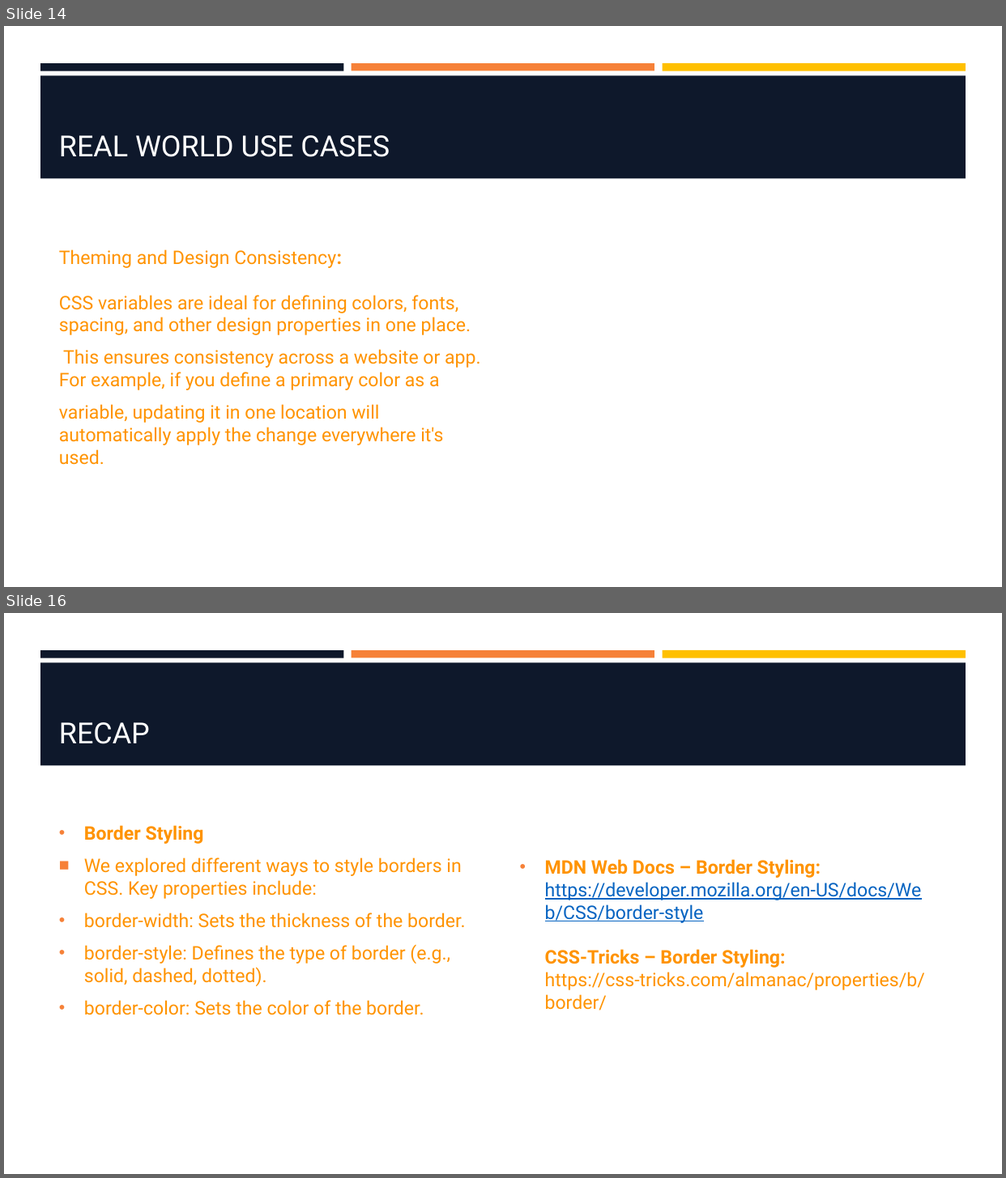
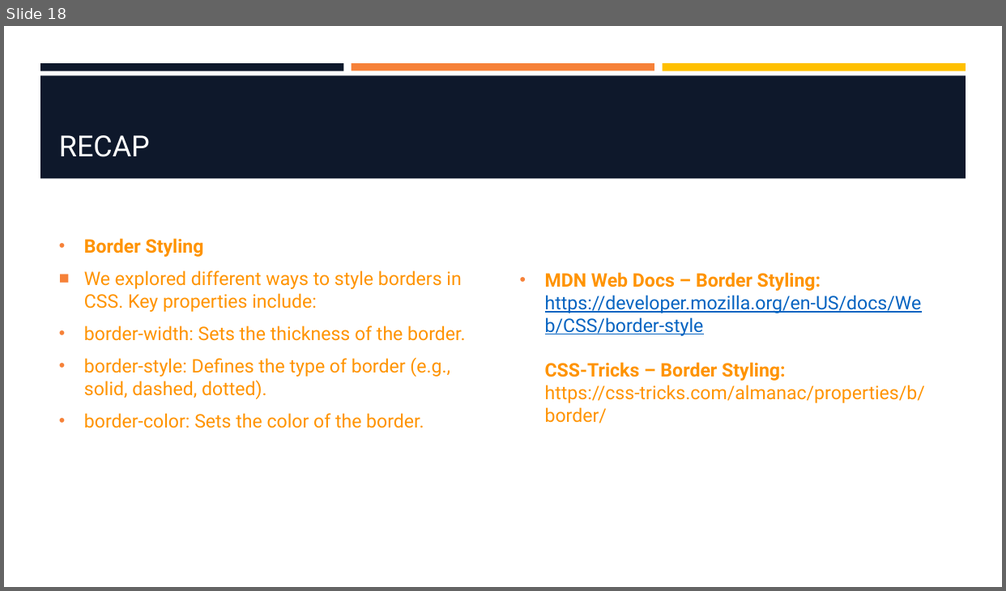
Before and after one commit to hawkeye1900/SBC-Sept24, a slide deck: week-2/W2-S3-FlexBox/W2-S3-FlexBox.pptx. Shown one above the other, each under a label of ours: slides 14 and 16 before the commit, slide 18 after it; the slides between them are not shown. The pictures are 1006x1178 and 1006x591 pixels, drawn with LibreOffice and Linux fonts; fonts in the diff are those of the drawing; background and template pictures are left out. Boxes give left, top, right and bottom in pixels: in the first picture for what was removed or moved away, otherwise in the second. Text is boxed around its words. In the diff, an @@ line names an element or a change of style, - is before the commit and + after.

Commit message:
Added examples and presentation to W2, S3

```diff
--- a/week-2/W2-S3-FlexBox/W2-S3-FlexBox.pptx
+++ b/week-2/W2-S3-FlexBox/W2-S3-FlexBox.pptx
@@ slide 14 removed at (4, 26, 1002, 587), background #FFFFFF; not listed: 4 template elements that a slide beside it also shows @@
@@ title removed at (59, 135, 390, 157) @@
-REAL WORLD USE CASES
@@ text removed at (59, 250, 481, 465) @@
-Theming and Design Consistency:
-CSS variables are ideal for defining colors, fonts, spacing, and other design properties in one place.
-This ensures consistency across a website or app. For example, if you define a primary color as a
-variable, updating it in one location will automatically apply the change everywhere it's used.
@@ what was slide 16 is now slide 18 @@
```
Also in this commit, not shown: 4 slides changed, 13 slides added, 10 other slides removed, 2 other files.
